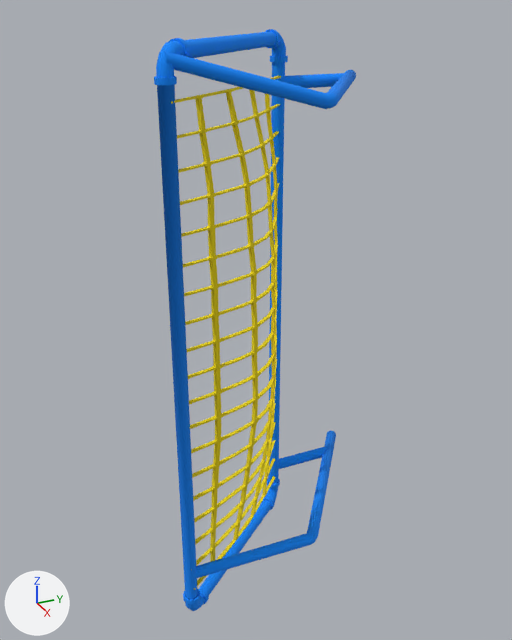
A saved change to the glTF model examples/platformer-3d-wipeout/assets/models/Safety_Nets_Tall_Blue.glb.
Before and after are seen from a camera (50 mm lens) standing at (9.73, -5.93, 4.37) and looking at (1.02, -2.01, 0.01). The axes (+X, +Y, +Z) are drawn at lower left. The lights are the same throughout. Where no turn or scale is listed for an object, it has been applied to the vertices. Vertices at the same position are counted once.

The first picture shows 'Safety_Nets_Tall_Blue'.
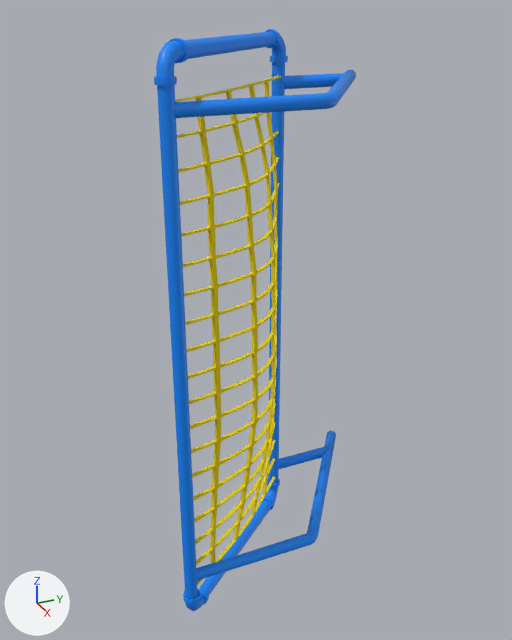
Pixel boxes (x1, y1, x2, y2) of what changed, in the pictures (512 x 640 px; the box of a moved part takes in the faces that stretch with it):
part 1 of me_cylinder_015, moved or reshaped
    before: (165, 51, 329, 139)
    after: (173, 91, 329, 138)
part 2 of me_cylinder_015, moved or reshaped
    before: (191, 534, 311, 590)
    after: (195, 534, 311, 585)

Patch to the scene script:
```diff
--- a/examples/platformer-3d-wipeout/assets/models/Safety_Nets_Tall_Blue.glb.py
+++ b/examples/platformer-3d-wipeout/assets/models/Safety_Nets_Tall_Blue.glb.py
@@ me_cylinder_015 @@
 me_cylinder_015.from_pydata(...)  # 2228 vertices, 4485 faces; spans x -0.13..2.39, y -3.72..0.13, z -3.98..3.96
 # used by ob_safety_nets_tall_blue; location = (0.0, 0.0, 0.0)
-me_cylinder_015.vertices[64].co = (2.27, -3.6, 3.7)
-me_cylinder_015.vertices[65].co = (2.3, -3.6, 3.7)
-me_cylinder_015.vertices[66].co = (2.32, -3.6, 3.72)
-me_cylinder_015.vertices[67].co = (2.34, -3.6, 3.75)  # pixel (167, 62)
-me_cylinder_015.vertices[68].co = (2.35, -3.6, 3.78)  # pixel (167, 59)
-me_cylinder_015.vertices[69].co = (2.34, -3.6, 3.81)  # pixel (166, 56)
-me_cylinder_015.vertices[70].co = (2.32, -3.6, 3.83)  # pixel (166, 53)
-me_cylinder_015.vertices[71].co = (2.3, -3.6, 3.85)  # pixel (165, 51)
-me_cylinder_015.vertices[72].co = (2.27, -3.6, 3.86)  # pixel (164, 50)
-me_cylinder_015.vertices[73].co = (2.24, -3.6, 3.85)  # pixel (163, 51)
-me_cylinder_015.vertices[74].co = (2.21, -3.6, 3.83)
-me_cylinder_015.vertices[75].co = (2.19, -3.6, 3.81)
-me_cylinder_015.vertices[76].co = (2.19, -3.6, 3.78)
-me_cylinder_015.vertices[77].co = (2.19, -3.6, 3.75)
-me_cylinder_015.vertices[78].co = (2.21, -3.6, 3.72)
-me_cylinder_015.vertices[79].co = (2.24, -3.6, 3.7)
-me_cylinder_015.vertices[1029].co = (2.36, -3.58, 3.34)  # pixel (171, 103)
-me_cylinder_015.vertices[1032].co = (2.34, -3.58, 2.97)  # pixel (172, 139)
-me_cylinder_015.vertices[1876].co = (2.36, -3.58, 3.37)  # pixel (171, 101)
-me_cylinder_015.vertices[1887].co = (2.34, -3.58, 2.99)  # pixel (172, 137)
+# me_cylinder_015 part 1
+me_cylinder_015.vertices[64].co = (2.23, -3.61, 3.18)
+me_cylinder_015.vertices[65].co = (2.2, -3.61, 3.2)
+me_cylinder_015.vertices[66].co = (2.18, -3.61, 3.23)
+me_cylinder_015.vertices[67].co = (2.18, -3.61, 3.26)
+me_cylinder_015.vertices[68].co = (2.18, -3.61, 3.29)
+me_cylinder_015.vertices[69].co = (2.2, -3.61, 3.32)
+me_cylinder_015.vertices[70].co = (2.23, -3.61, 3.34)
+me_cylinder_015.vertices[71].co = (2.26, -3.61, 3.34)
+me_cylinder_015.vertices[72].co = (2.29, -3.61, 3.34)
+me_cylinder_015.vertices[73].co = (2.32, -3.61, 3.32)
+me_cylinder_015.vertices[74].co = (2.34, -3.61, 3.29)  # pixel (168, 108)
+me_cylinder_015.vertices[75].co = (2.34, -3.61, 3.26)  # pixel (168, 111)
+me_cylinder_015.vertices[76].co = (2.34, -3.61, 3.23)  # pixel (168, 114)
+me_cylinder_015.vertices[77].co = (2.32, -3.61, 3.2)
+me_cylinder_015.vertices[78].co = (2.29, -3.61, 3.18)
+me_cylinder_015.vertices[79].co = (2.26, -3.61, 3.18)
+me_cylinder_015.vertices[1029].co = (2.32, -3.6, 3.34)
+me_cylinder_015.vertices[1032].co = (2.34, -3.6, 2.97)  # pixel (170, 139)
+me_cylinder_015.vertices[1876].co = (2.32, -3.6, 3.36)
+me_cylinder_015.vertices[1887].co = (2.34, -3.6, 2.99)  # pixel (170, 137)
+# me_cylinder_015 part 2: 20 of 2228 vertices moved; they spanned x 2.19..2.36, y -3.61..-3.58, z -3.4..-3.0 and now span x 2.18..2.35, y -3.62..-3.6, z -3.41..-3.02; mean shift (-0.01, -0.01, -0.04); largest move (2.19, -3.6, -3.17) -> (2.34, -3.61, -3.26)
 me_cylinder_015.materials.append(mat_blue)
```
